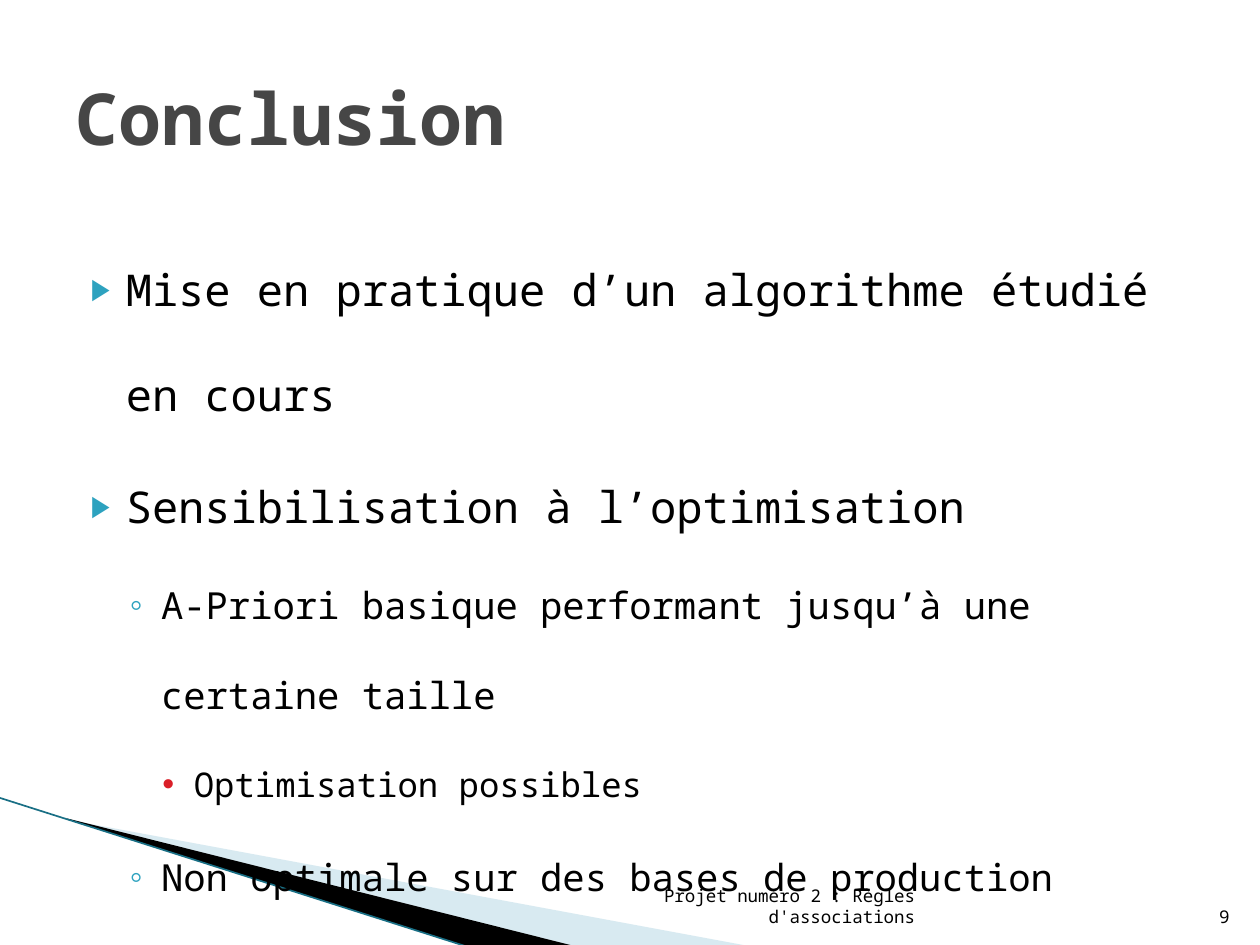
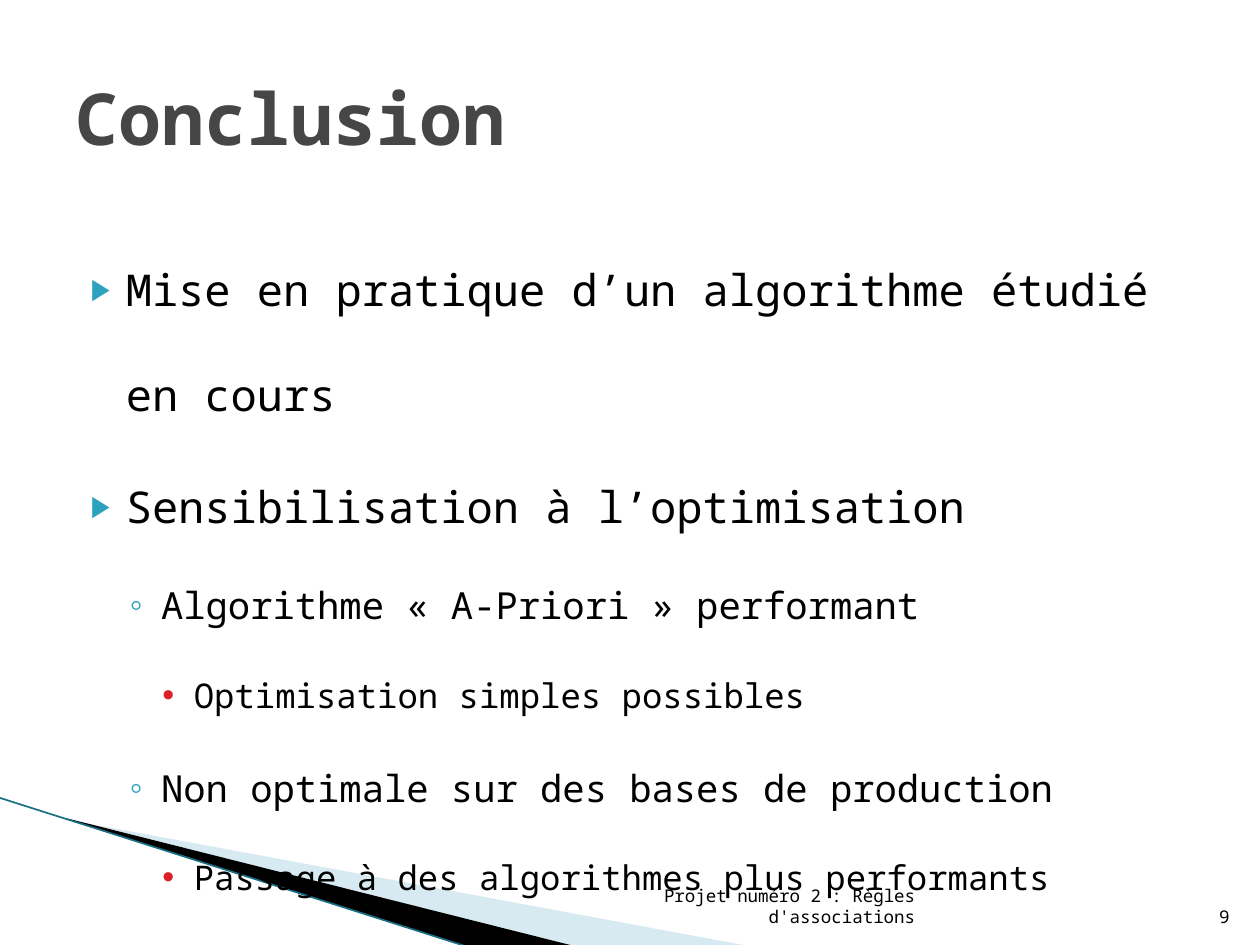
Before and after one commit to arnaudbreton/projet-sgbd, a slide deck: slide 9 of Projet OLAP/ressources/Base de données multi-dimensionnelles et OLAP - Projet Numéro 2 - Présentation.pptx. Drawn at 1260x945 pixels with LibreOffice and Linux fonts; fonts in the diff are those of the drawing; background and template pictures are left out. Boxes give left, top, right and bottom in pixels: in the first picture for what was removed or moved away, otherwise in the second. Text is boxed around its words. In the diff, an @@ line names an element or a change of style, - is before the commit and + after.

```diff
--- a/Projet OLAP/ressources/Base de données multi-dimensionnelles et OLAP - Projet Numéro 2 - Présentation.pptx
+++ b/Projet OLAP/ressources/Base de données multi-dimensionnelles et OLAP - Projet Numéro 2 - Présentation.pptx
@@ text at [161, 590, 919, 716]: text changed @@
-  ◦ A-Priori basique performant jusqu’à une certaine taille
-    • Optimisation possibles
+  ◦ Algorithme « A-Priori » performant
+    • Optimisation simples possibles
```
Also in this commit, not shown: 1 other file.
